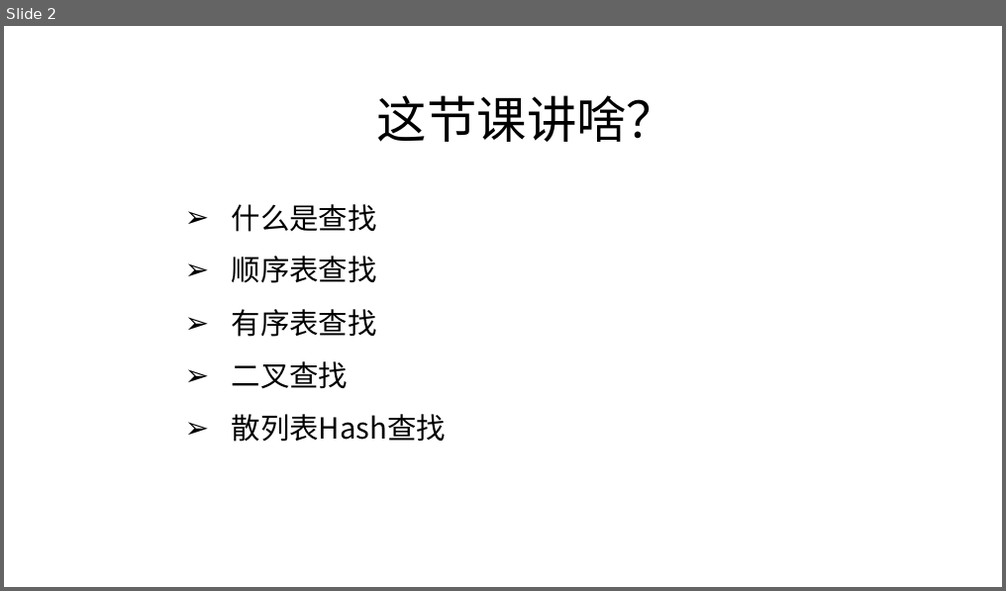
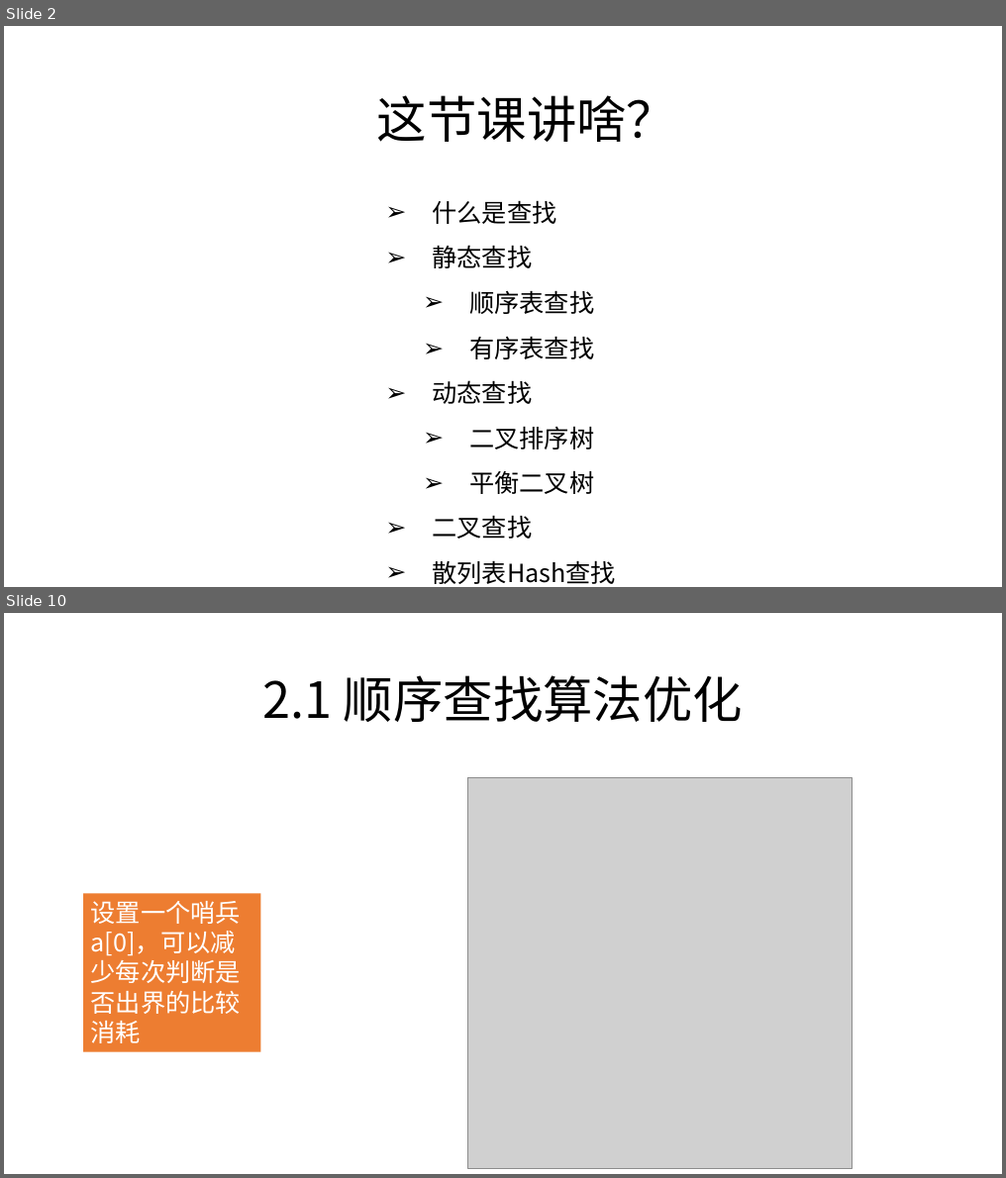
Before and after one commit to zjyesir/hmc_data_structure, a slide deck: ppt/8 查找.pptx. Shown one above the other, each under a label of ours: slide 2 before the commit, slides 2 and 10 after it; the slides between them are not shown. The pictures are 1006x591 and 1006x1178 pixels, drawn with LibreOffice and Linux fonts; fonts in the diff are those of the drawing; grey boxes stand for pictures; background and template pictures are left out. Boxes give left, top, right and bottom in pixels: in the first picture for what was removed or moved away, otherwise in the second. Text is boxed around its words. In the diff, an @@ line names an element or a change of style, - is before the commit and + after.

Commit message:
查找 1/3部分完成

```diff
--- a/ppt/8 查找.pptx
+++ b/ppt/8 查找.pptx
@@ slide 10 added at <box>4,613,1002,1174</box>, background picture (left out) @@
@@ text added at <box>263,675,743,722</box>, 48 pt, text #000000 @@
+2.1 顺序查找算法优化
@@ picture added at <box>468,777,851,1168</box> @@
@@ rectangle added at <box>83,894,260,1053</box>, fill #ED7D31, 24 pt, text #FFFFFF @@
+设置一个哨兵a[0]，可以减少每次判断是否出界的比较消耗
@@ slide 2 changed as well @@
@@ text "什么是查找": place and size @@
-text "什么是查找" at <box>232,204,446,442</box>
+text "什么是查找" at <box>433,200,617,584</box>
@@ text at <box>433,200,617,584</box>: size 28 to 24 pt in "什么是查找", "顺序表查找", "有序表查找", "二叉查找" and 1 more places; list level 1 to 2 in "顺序表查找"; list level 1 to 2 in "有序表查找" @@
@@ text at <box>433,245,533,269</box>: paragraph added @@
+➢ 静态查找
@@ text at <box>433,380,594,494</box>: paragraphs added @@
+➢ 动态查找
+  ➢ 二叉排序树
+  ➢ 平衡二叉树
```
Also in this commit, not shown: 4 other slides changed, 19 other slides added, 2 slides removed, 4 other files.
